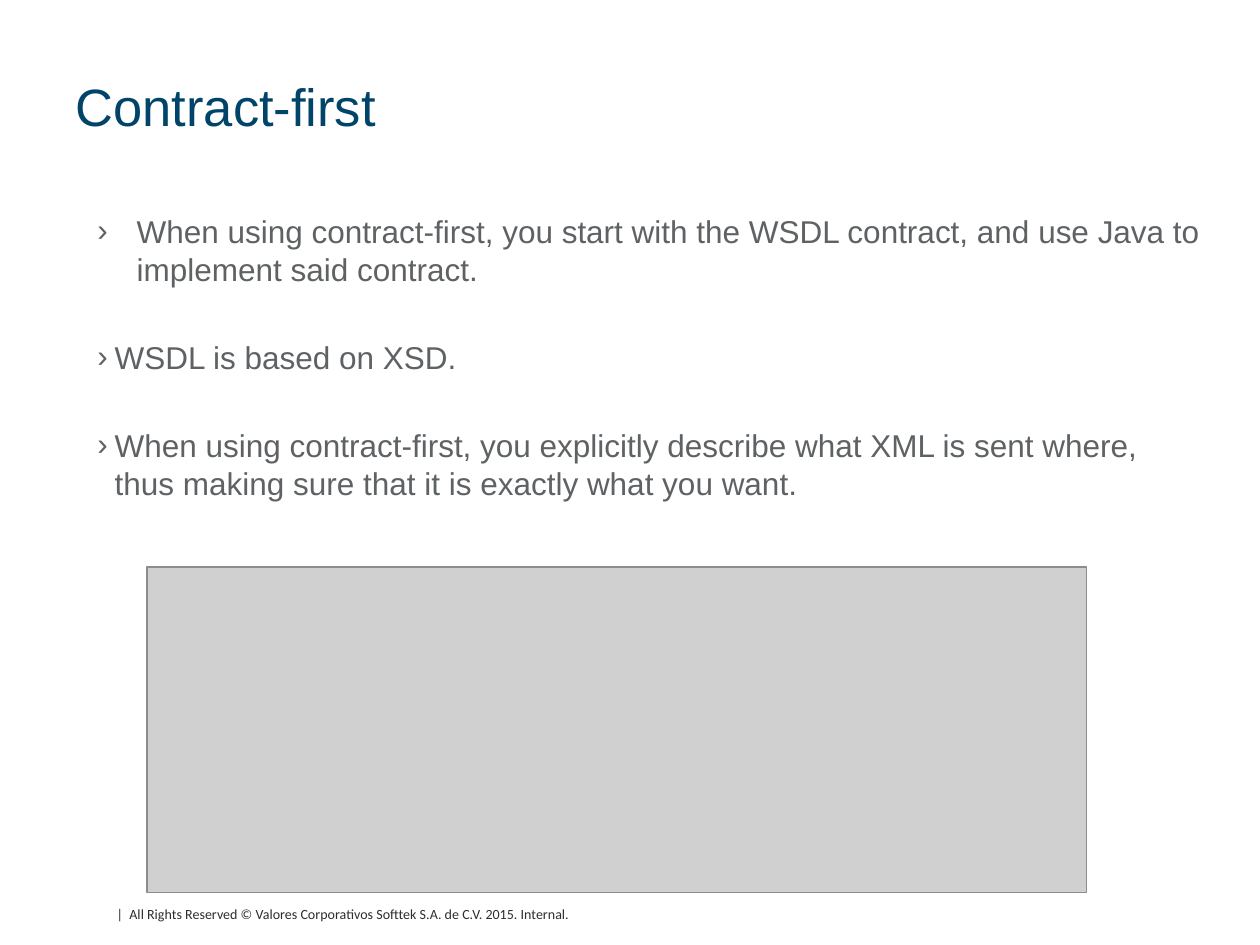
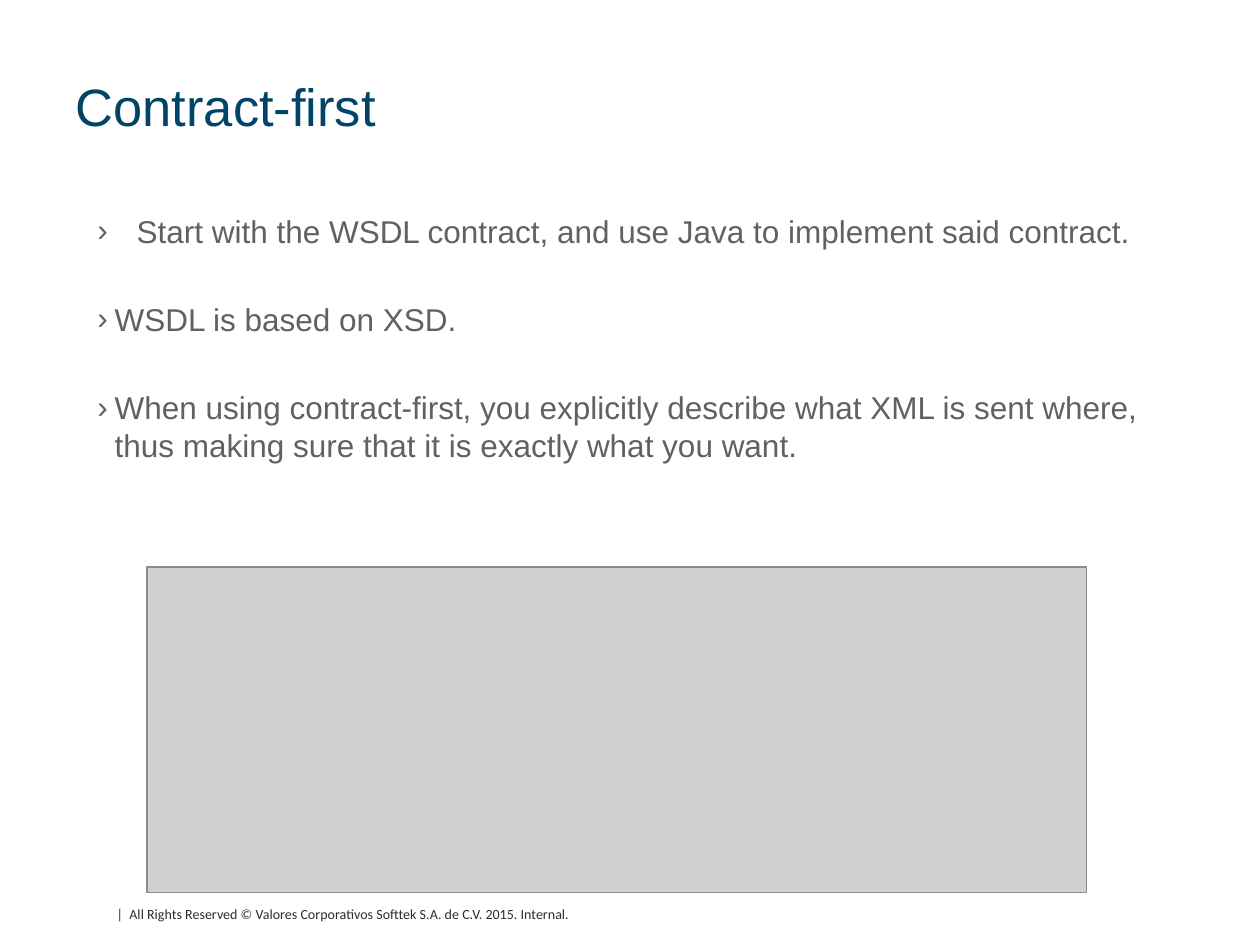
Before and after one commit to DavidHertz/WebServices, a slide deck: slide 28 of SOAP/doc/SOAP.pptx (slide 21 before the commit). Drawn at 1260x945 pixels with LibreOffice and Linux fonts; fonts in the diff are those of the drawing; grey boxes stand for pictures; background and template pictures are left out. Boxes give left, top, right and bottom in pixels: in the first picture for what was removed or moved away, otherwise in the second. Text is boxed around its words. In the diff, an @@ line names an element or a change of style, - is before the commit and + after.

```diff
--- a/SOAP/doc/SOAP.pptx
+++ b/SOAP/doc/SOAP.pptx
@@ text at (x1=137, y1=220, x2=1130, y2=249): text changed @@
-› When using contract-first, you start with the WSDL contract, and use Java to implement said contract.
+› Start with the WSDL contract, and use Java to implement said contract.
```
Also in this commit, not shown: 4 other slides changed, 7 slides added, 16 other files.
